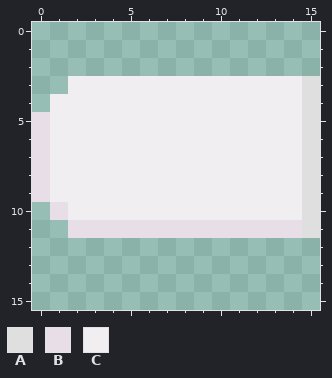
Pixel-art file: rawSprites/recoil/sBullet_Choice.aseprite. The picture above was drawn from the file before the commit.
16x16 pixels, 1 frame.
Palette (. is transparent): A #dfdfdf  B #e8dee7  C #f1eef1
Pixels before, first column x 0:
 3 ..CCCCCCCCCCCCCA
 4 .CCCCCCCCCCCCCCA
 5 BCCCCCCCCCCCCCCA
 6 BCCCCCCCCCCCCCCA
 7 BCCCCCCCCCCCCCCA
 8 BCCCCCCCCCCCCCCA
 9 BCCCCCCCCCCCCCCA
10 .BCCCCCCCCCCCCCA
11 ..BBBBBBBBBBBBBA
Once edited:
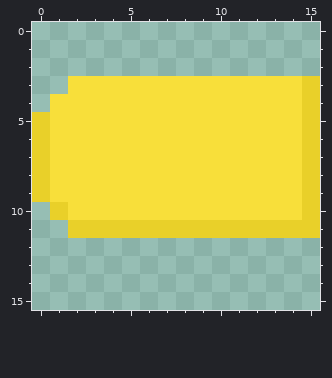
What changed:
Colour B changes from #e8dee7 to #e9d029.
Colour C changes from #f1eef1 to #f8df3a.
Colour A gives way to colour B in rows 3 to 11 at x 15.
Changed places in both pictures, as pixel boxes (x1, y1, x2, y2):
changed: (32, 76, 320, 238)
